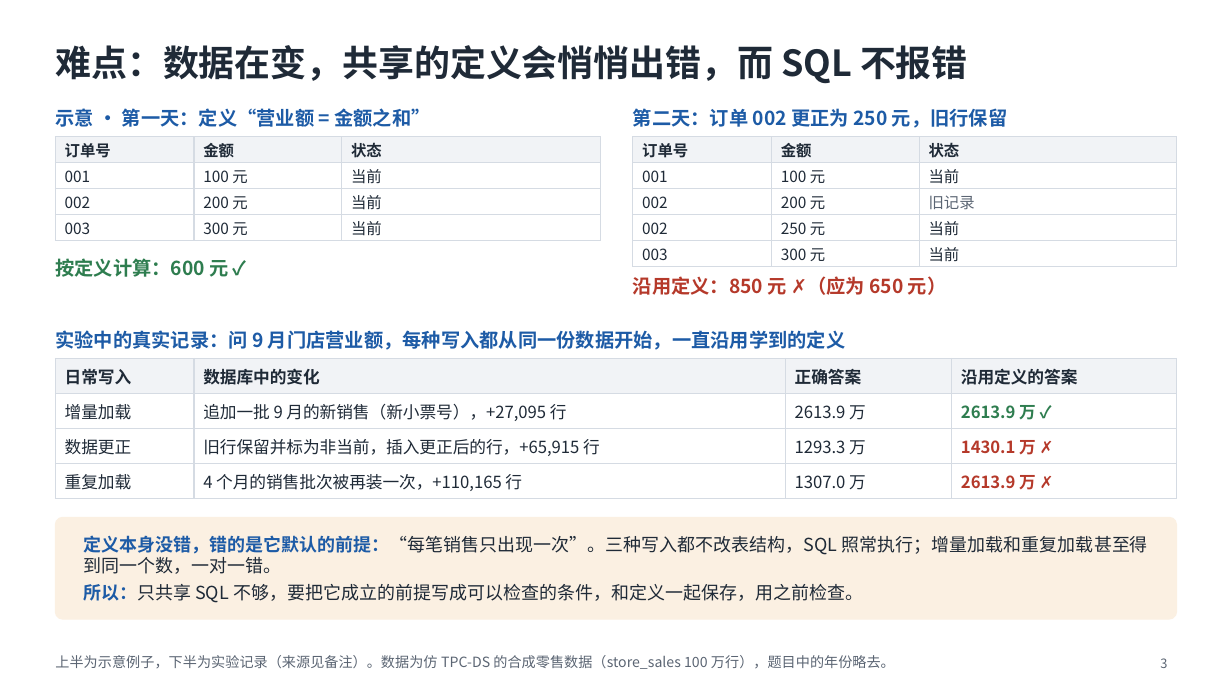
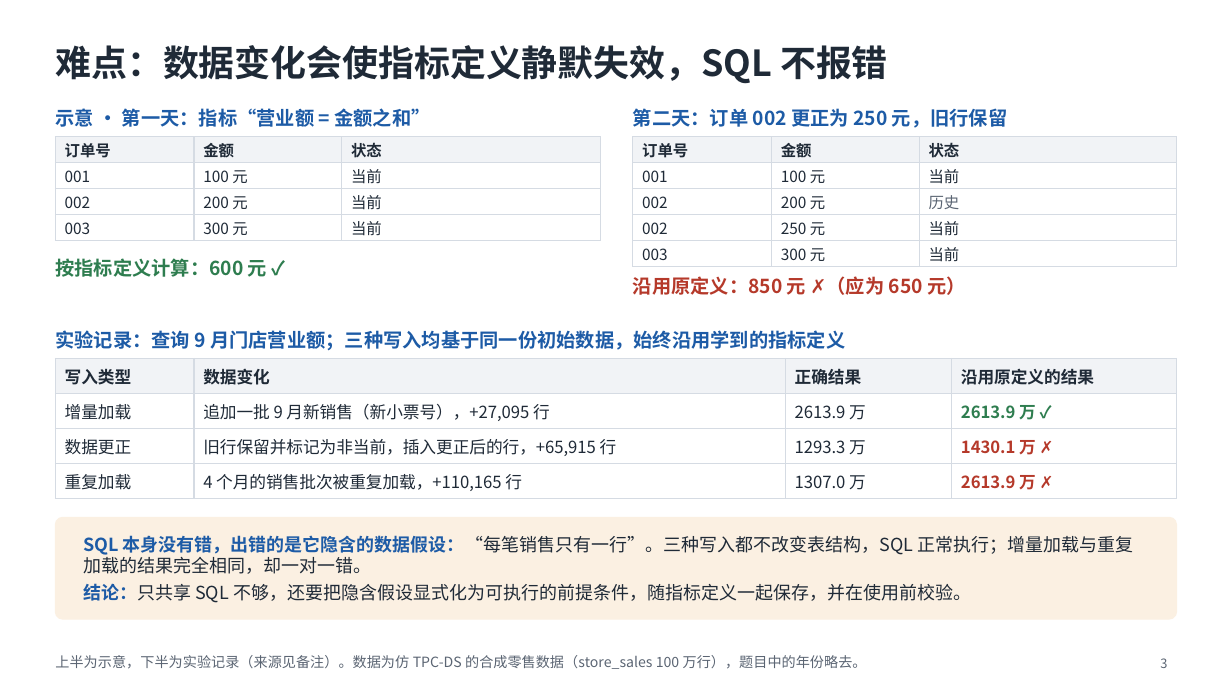
Before and after one commit to mmmttt000045/agent4db-adapter, a slide deck: slide 3 of docs/mavra-system.pptx. Drawn at 1232x693 pixels with LibreOffice and Linux fonts; fonts in the diff are those of the drawing. Boxes give left, top, right and bottom in pixels: in the first picture for what was removed or moved away, otherwise in the second. Text is boxed around its words. In the diff, an @@ line names an element or a change of style, - is before the commit and + after.

```diff
--- a/docs/mavra-system.pptx
+++ b/docs/mavra-system.pptx
@@ title at box(55, 45, 888, 84): text changed @@
-难点：数据在变，共享的定义会悄悄出错，而 SQL 不报错
+难点：数据变化会使指标定义静默失效，SQL 不报错
@@ text at box(55, 108, 430, 127): text changed @@
-示意 · 第一天：定义“营业额 = 金额之和”
+示意 · 第一天：指标“营业额 = 金额之和”
@@ table at box(633, 137, 1177, 266) @@
-row 3, column 3: 旧记录
+row 3, column 3: 历史
@@ text at box(55, 258, 267, 277): text changed @@
-按定义计算：600 元 ✓
+按指标定义计算：600 元 ✓
@@ text at box(633, 276, 965, 295): text changed @@
-沿用定义：850 元 ✗（应为 650 元）
+沿用原定义：850 元 ✗（应为 650 元）
@@ table at box(55, 359, 1177, 495) @@
-row 1: 日常写入 | 数据库中的变化 | 正确答案 | 沿用定义的答案
+row 1: 写入类型 | 数据变化 | 正确结果 | 沿用原定义的结果
-row 2, column 2: 追加一批 9 月的新销售（新小票号），+27,095 行
+row 2, column 2: 追加一批 9 月新销售（新小票号），+27,095 行
-row 3, column 2: 旧行保留并标为非当前，插入更正后的行，+65,915 行
+row 3, column 2: 旧行保留并标记为非当前，插入更正后的行，+65,915 行
-row 4, column 2: 4 个月的销售批次被再装一次，+110,165 行
+row 4, column 2: 4 个月的销售批次被重复加载，+110,165 行
@@ text at box(55, 330, 845, 351): text changed @@
-实验中的真实记录：问 9 月门店营业额，每种写入都从同一份数据开始，一直沿用学到的定义
+实验记录：查询 9 月门店营业额；三种写入均基于同一份初始数据，始终沿用学到的指标定义
@@ text at box(83, 535, 1133, 603): text changed @@
-定义本身没错，错的是它默认的前提：“每笔销售只出现一次”。三种写入都不改表结构，SQL 照常执行；增量加载和重复加载甚至得到同一个数，一对一错。
-所以：只共享 SQL 不够，要把它成立的前提写成可以检查的条件，和定义一起保存，用之前检查。
+SQL 本身没有错，出错的是它隐含的数据假设：“每笔销售只有一行”。三种写入都不改变表结构，SQL 正常执行；增量加载与重复加载的结果完全相同，却一对一错。
+结论：只共享 SQL 不够，还要把隐含假设显式化为可执行的前提条件，随指标定义一起保存，并在使用前校验。
@@ text at box(55, 655, 867, 669): text changed @@
-上半为示意例子，下半为实验记录（来源见备注）。数据为仿 TPC-DS 的合成零售数据（store_sales 100 万行），题目中的年份略去。
+上半为示意，下半为实验记录（来源见备注）。数据为仿 TPC-DS 的合成零售数据（store_sales 100 万行），题目中的年份略去。
```
Also in this commit, not shown: 7 other slides changed, 12 other files.
